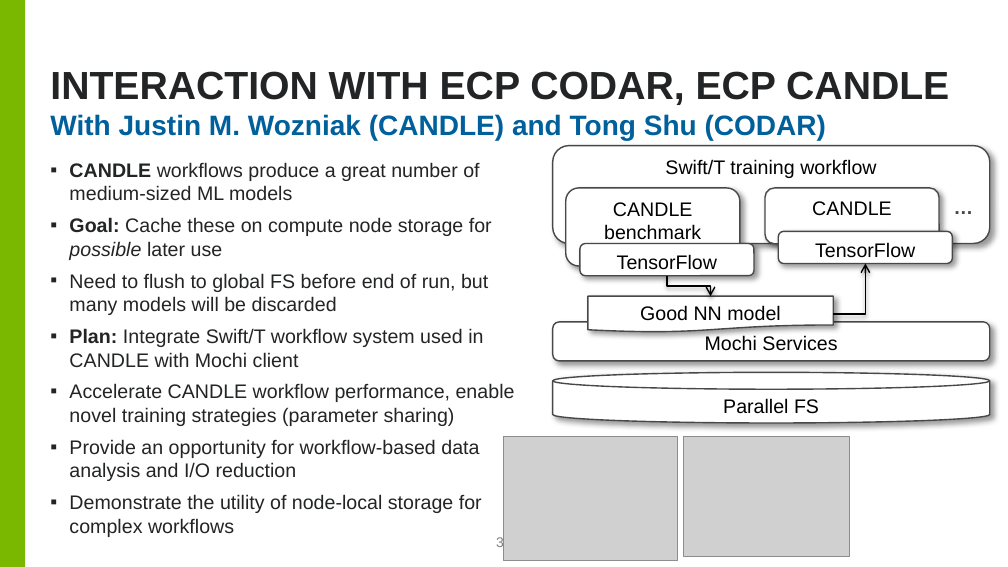
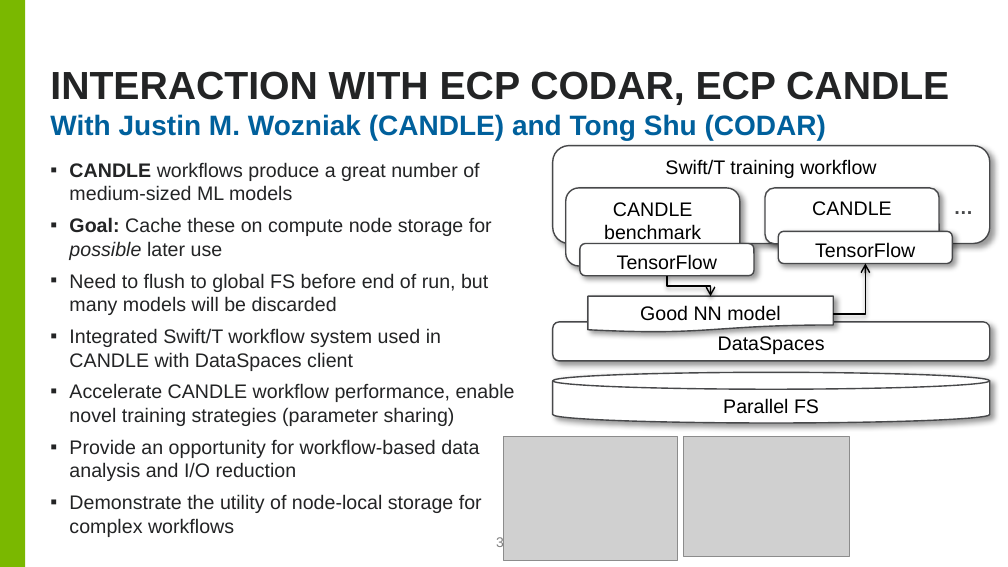
Before and after one commit to brettin/candle_tutorials, a slide deck: slide 32 of Topics/2_hyperparameter_optimization/hpo.pptx. Drawn at 1008x567 pixels with LibreOffice and Linux fonts; fonts in the diff are those of the drawing; grey boxes stand for pictures; background and template pictures are left out. Boxes give left, top, right and bottom in pixels: in the first picture for what was removed or moved away, otherwise in the second. Text is boxed around its words. In the diff, an @@ line names an element or a change of style, - is before the commit and + after.

```diff
--- a/Topics/2_hyperparameter_optimization/hpo.pptx
+++ b/Topics/2_hyperparameter_optimization/hpo.pptx
@@ text at [69, 328, 441, 371]: text changed @@
-▪ Plan: Integrate Swift/T workflow system used in CANDLE with Mochi client
+▪ Integrated Swift/T workflow system used in CANDLE with DataSpaces client
@@ text in rounded rectangle at [718, 336, 825, 354]: text changed @@
-Mochi Services
+DataSpaces
```
Also in this commit, not shown: 6 other slides changed.
